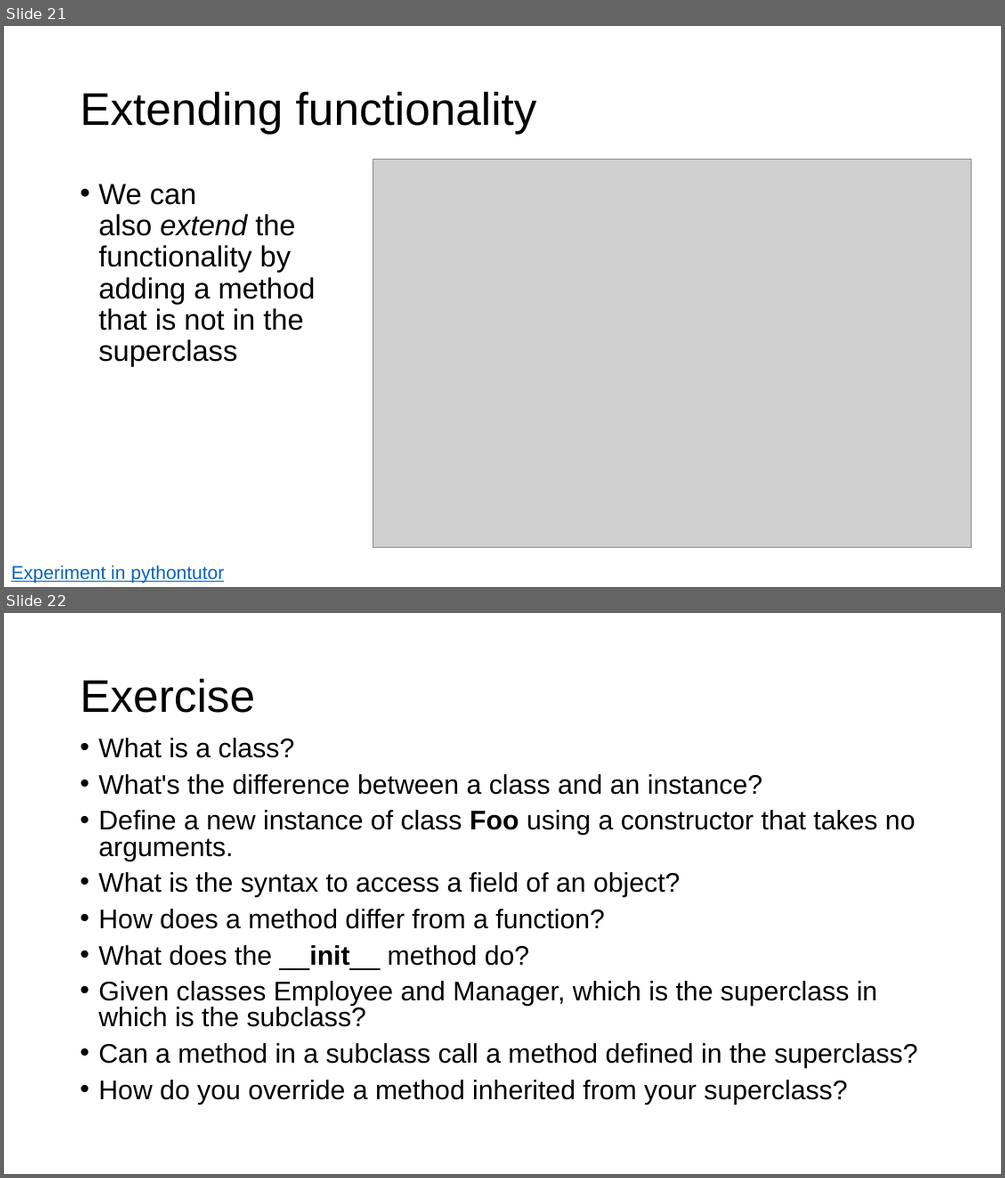
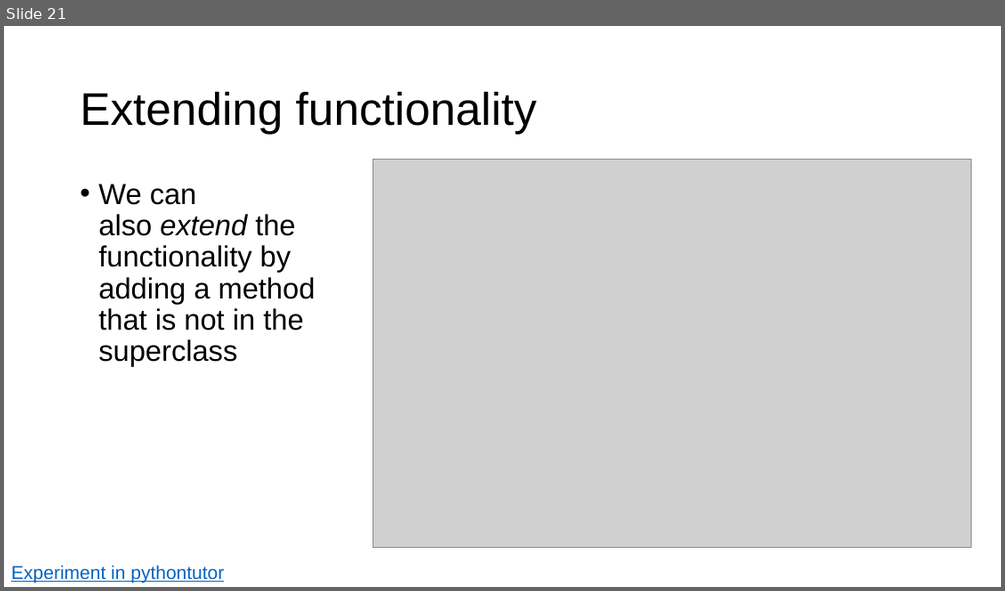
Before and after one commit to parrt/msds501, a slide deck: slides/OO.pptx. Shown one above the other, each under a label of ours: slides 21 and 22 before the commit, slide 21 after it. The pictures are 1005x1178 and 1005x591 pixels, drawn with LibreOffice and Linux fonts; fonts in the diff are those of the drawing; grey boxes stand for pictures; background and template pictures are left out. Boxes give left, top, right and bottom in pixels: in the first picture for what was removed or moved away, otherwise in the second. Text is boxed around its words. In the diff, an @@ line names an element or a change of style, - is before the commit and + after.

```diff
--- a/slides/OO.pptx
+++ b/slides/OO.pptx
@@ slide 22 removed at [4, 613, 1001, 1174], background #FFFFFF @@
@@ title removed at [80, 678, 255, 713] @@
-Exercise
@@ text removed at [98, 738, 917, 1104] @@
-• What is a class?
-• What's the difference between a class and an instance?
-• Define a new instance of class Foo using a constructor that takes no arguments.
-• What is the syntax to access a field of an object?
-• How does a method differ from a function?
-• What does the __init__ method do?
-• Given classes Employee and Manager, which is the superclass in which is the subclass?
-• Can a method in a subclass call a method defined in the superclass?
-• How do you override a method inherited from your superclass?
```
Also in this commit, not shown: 2 slides changed, 2 other files.
